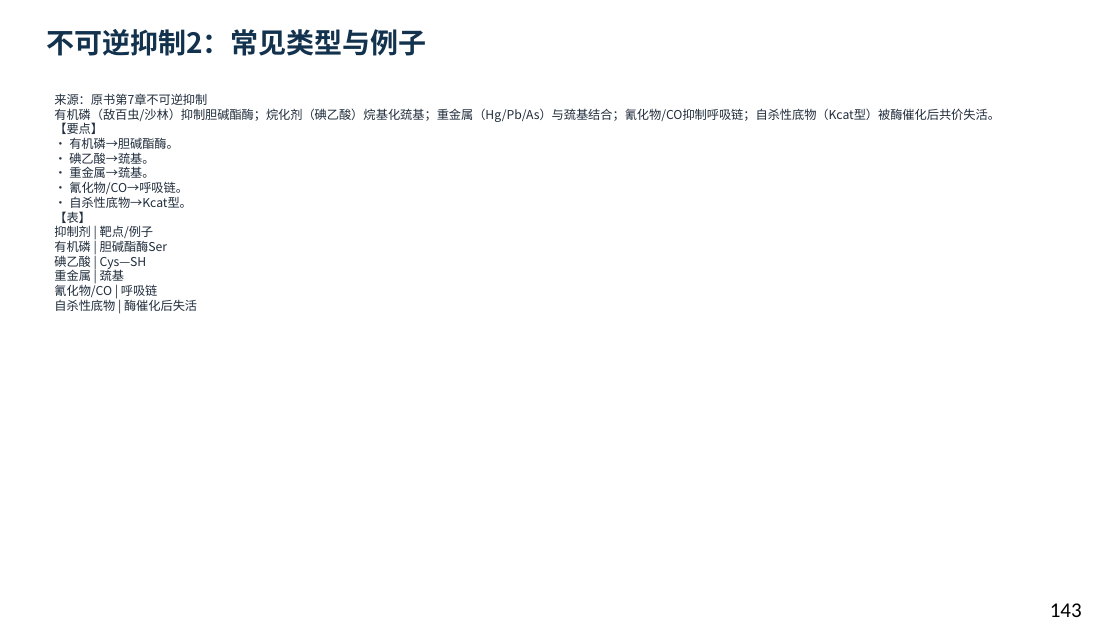
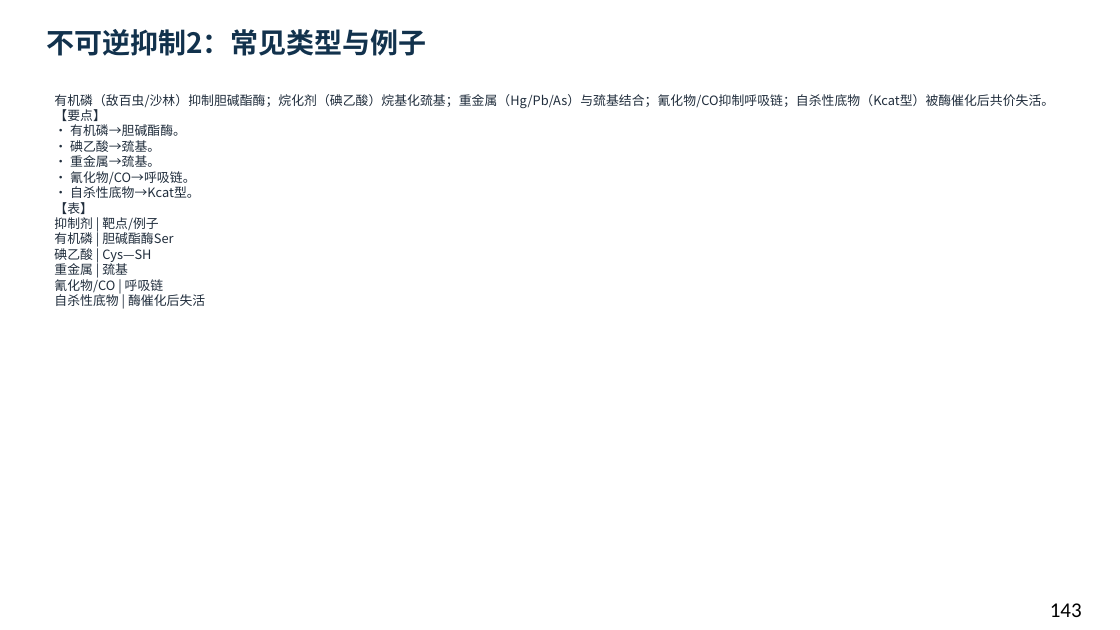
Before and after one commit to newkan-li/Biochemistry, a slide deck: slide 143 of downloads/bc07-ai-style.pptx. Drawn at 1120x630 pixels with LibreOffice and Linux fonts; fonts in the diff are those of the drawing. Boxes give left, top, right and bottom in pixels: in the first picture for what was removed or moved away, otherwise in the second. Text is boxed around its words. In the diff, an @@ line names an element or a change of style, - is before the commit and + after.

```diff
--- a/downloads/bc07-ai-style.pptx
+++ b/downloads/bc07-ai-style.pptx
@@ text at box(54, 94, 1054, 306): text changed; size 10.5 to 11 pt @@
-来源：原书第7章不可逆抑制
-有机磷（敌百虫/沙林）抑制胆碱酯酶；烷化剂（碘乙酸）烷基化巯基；重金属（Hg/Pb/As）与巯基结合；氰化物/CO抑制呼吸链；自杀性底物（Kcat型）被酶催化后共价失活。
-【要点】
-• 有机磷→胆碱酯酶。
-• 碘乙酸→巯基。
-• 重金属→巯基。
-• 氰化物/CO→呼吸链。
-• 自杀性底物→Kcat型。
-【表】
-抑制剂 | 靶点/例子
-有机磷 | 胆碱酯酶Ser
-碘乙酸 | Cys—SH
-重金属 | 巯基
-氰化物/CO | 呼吸链
-自杀性底物 | 酶催化后失活
+有机磷（敌百虫/沙林）抑制胆碱酯酶；烷化剂（碘乙酸）烷基化巯基；重金属（Hg/Pb/As）与巯基结合；氰化物/CO抑制呼吸链；自杀性底物（Kcat型）被酶催化后共价失活。
+【要点】
+• 有机磷→胆碱酯酶。
+• 碘乙酸→巯基。
+• 重金属→巯基。
+• 氰化物/CO→呼吸链。
+• 自杀性底物→Kcat型。
+【表】
+抑制剂 | 靶点/例子
+有机磷 | 胆碱酯酶Ser
+碘乙酸 | Cys—SH
+重金属 | 巯基
+氰化物/CO | 呼吸链
+自杀性底物 | 酶催化后失活
```
Also in this commit, not shown: 164 other slides changed, 6 other files.
